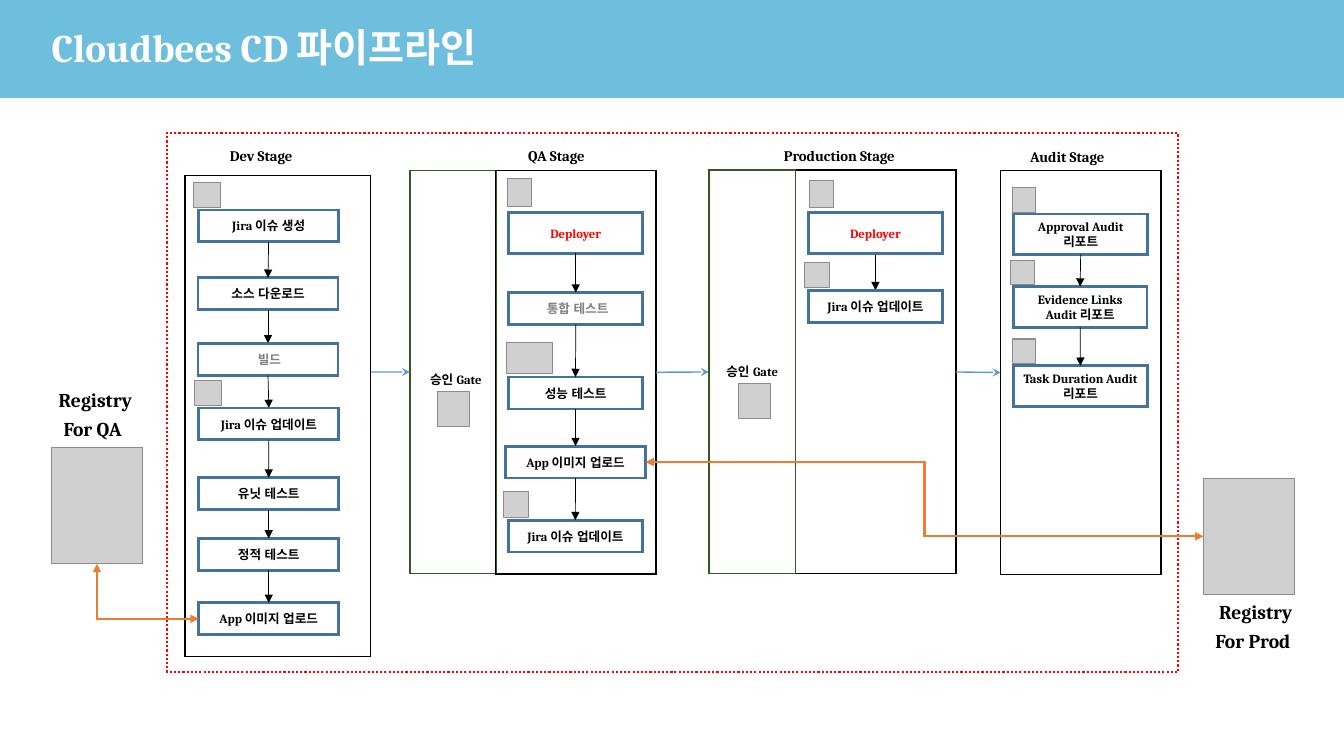
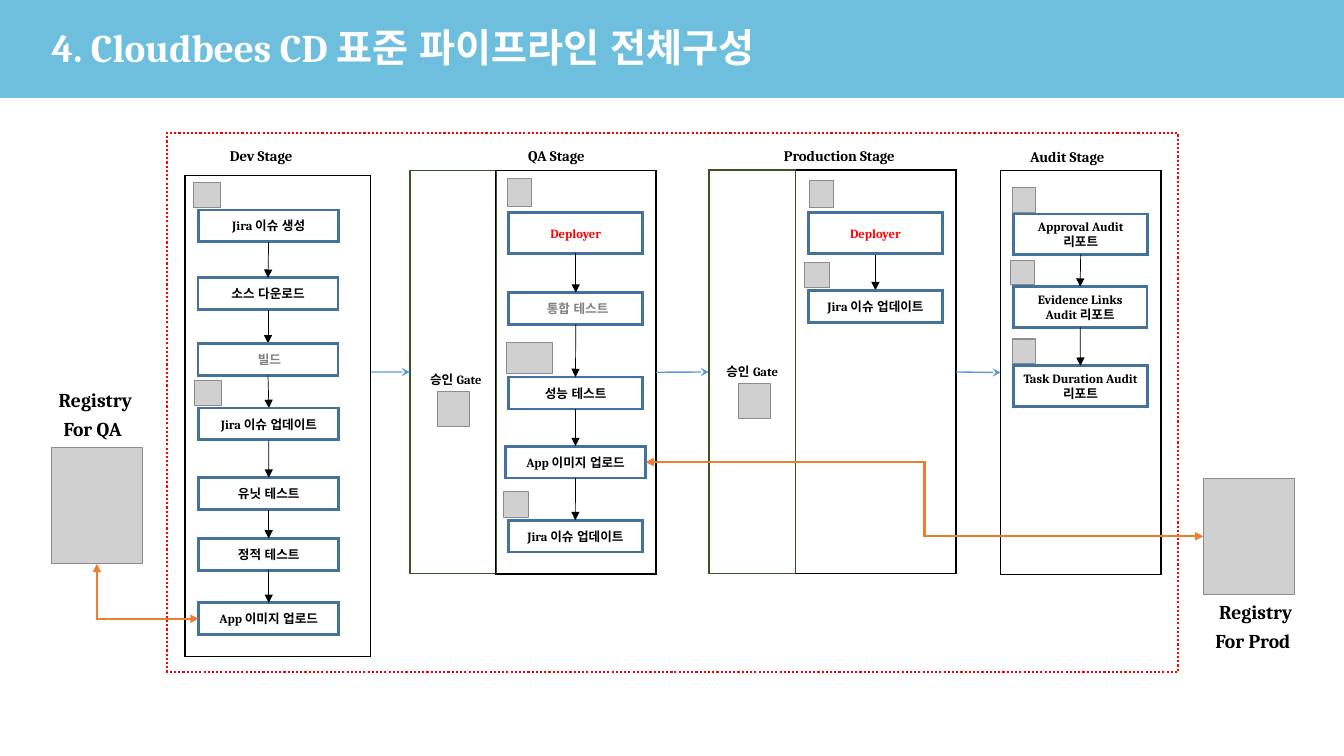
Before and after one commit to kin3303/DDI_OPENSHIFT, a slide deck: slide 10 of CICD 표준화작업 - DDP.pptx. Drawn at 1344x756 pixels with LibreOffice and Linux fonts; fonts in the diff are those of the drawing; grey boxes stand for pictures; background and template pictures are left out. Boxes give left, top, right and bottom in pixels: in the first picture for what was removed or moved away, otherwise in the second. Text is boxed around its words. In the diff, an @@ line names an element or a change of style, - is before the commit and + after.

```diff
--- a/CICD 표준화작업 - DDP.pptx
+++ b/CICD 표준화작업 - DDP.pptx
@@ title at (52,29,754,66): text changed @@
-Cloudbees CD 파이프라인
+4. Cloudbees CD 표준 파이프라인 전체구성
```
Also in this commit, not shown: 8 other slides changed.
